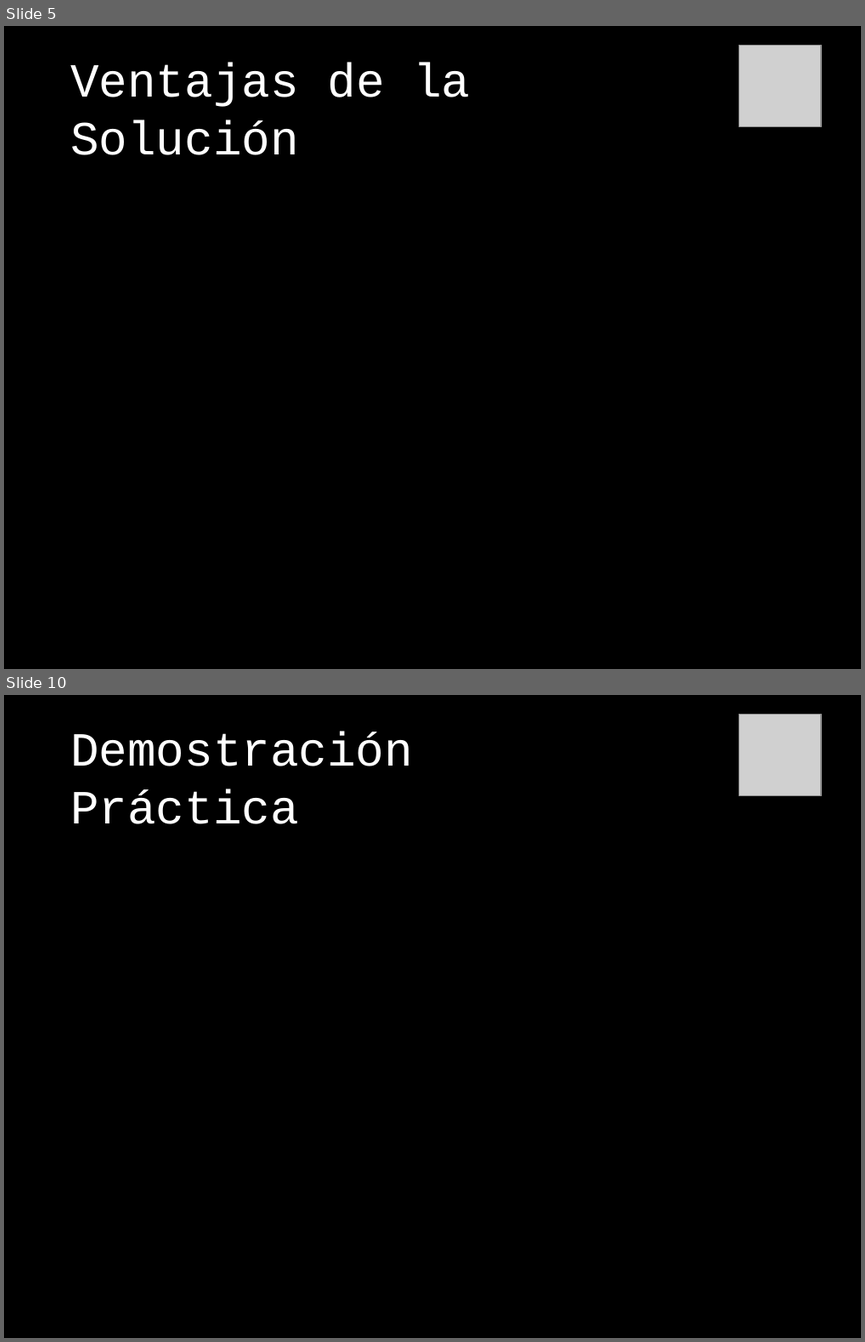
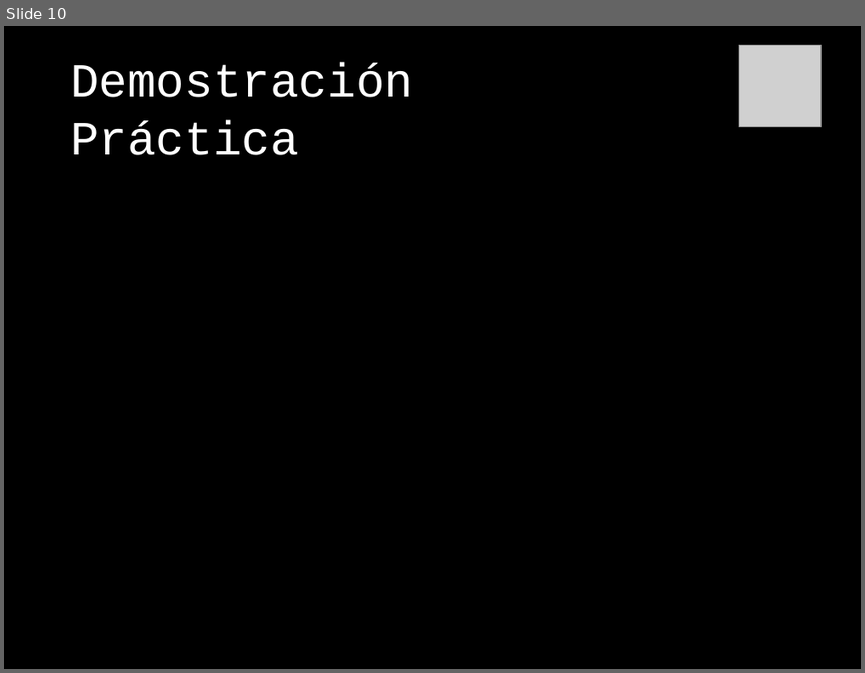
Before and after one commit to jabrena/cre2010, a slide deck: mruiz/docs/PFC presentation.pptx. Shown one above the other, each under a label of ours: slides 5 and 10 before the commit, slide 10 after it; the slides between them are not shown. The pictures are 865x1342 and 865x673 pixels, drawn with LibreOffice and Linux fonts; fonts in the diff are those of the drawing; grey boxes stand for pictures. Boxes give left, top, right and bottom in pixels: in the first picture for what was removed or moved away, otherwise in the second. Text is boxed around its words. In the diff, an @@ line names an element or a change of style, - is before the commit and + after.

```diff
--- a/mruiz/docs/PFC presentation.pptx
+++ b/mruiz/docs/PFC presentation.pptx
@@ slide 5 removed at [4, 26, 861, 669], background #000000 @@
@@ picture removed at [738, 46, 821, 127] @@
@@ text removed at [70, 63, 470, 155] @@
-Ventajas de la Solución
```
Also in this commit, not shown: 4 slides changed, 5 slides added, 4 other slides removed.
